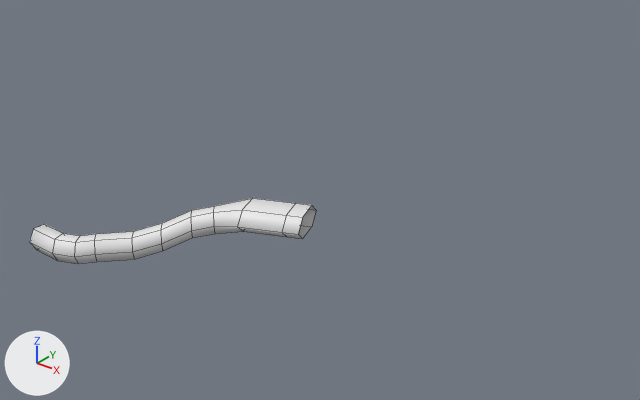
Two versions of the Blender file asteroid_cave.blend, one commit apart.
Camera for both pictures: a 50 mm camera at (155.8, -97.0, 95.8) aimed at (41.6, 45.7, 7.3). Lighting does not change. The marker at lower left points along +X, +Y and +Z. Mesh edges are drawn as thin lines on the coarser meshes. Materials are left out; every surface is plain grey.
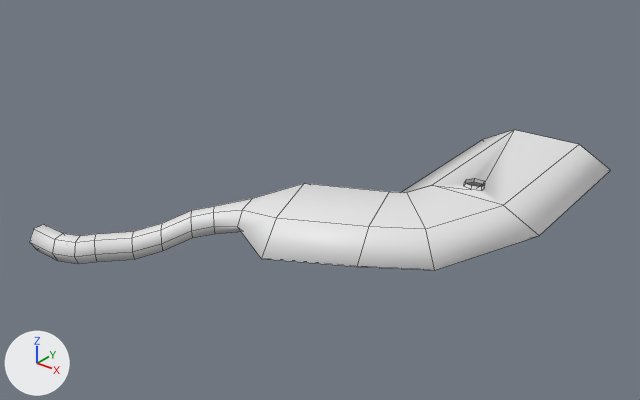
Changed parts and their boxes (x1, y1, x2, y2) in the pictures (640 x 400 px):
'Circle', reshaped (102% wider, 110% taller)
    before: (29, 198, 316, 264)
    after: (29, 130, 610, 270)
part 1 of me_circle, built on
    after: (357, 130, 610, 270)

Patch to the scene script:
```diff
--- a/asteroid_cave.blend.py
+++ b/asteroid_cave.blend.py
@@ me_circle @@
 # used by ob_circle; location = (-1.0, 0.0, 0.0); rotation_euler = (0.0, 1.571, 0.0), in degrees (0, 90, 0); scale = (3.0, 3.0, 3.0)
-me_circle.from_pydata(...)  # 66 vertices, 62 faces; spans x -3.9..0.0, y -1.0..12.7, z 0.0..17.3
+me_circle.from_pydata(...)  # 98 vertices, 88 faces; spans x -4.9..0.0, y -1.0..33.0, z 0.0..30.3
+# me_circle part 1
+# 12 vertices move from x -3.9..-2.2, y 8.5..12.7, z 14.8..17.3 to x -4.7..-1.5, y 4.9..18.5, z 13.4..23.1
+# 32 vertices are added at x -4.9..-1.5, y 10.7..33.0, z 18.5..30.3
+# 19 new faces join them, smooth
+# 7 new faces join them
```
